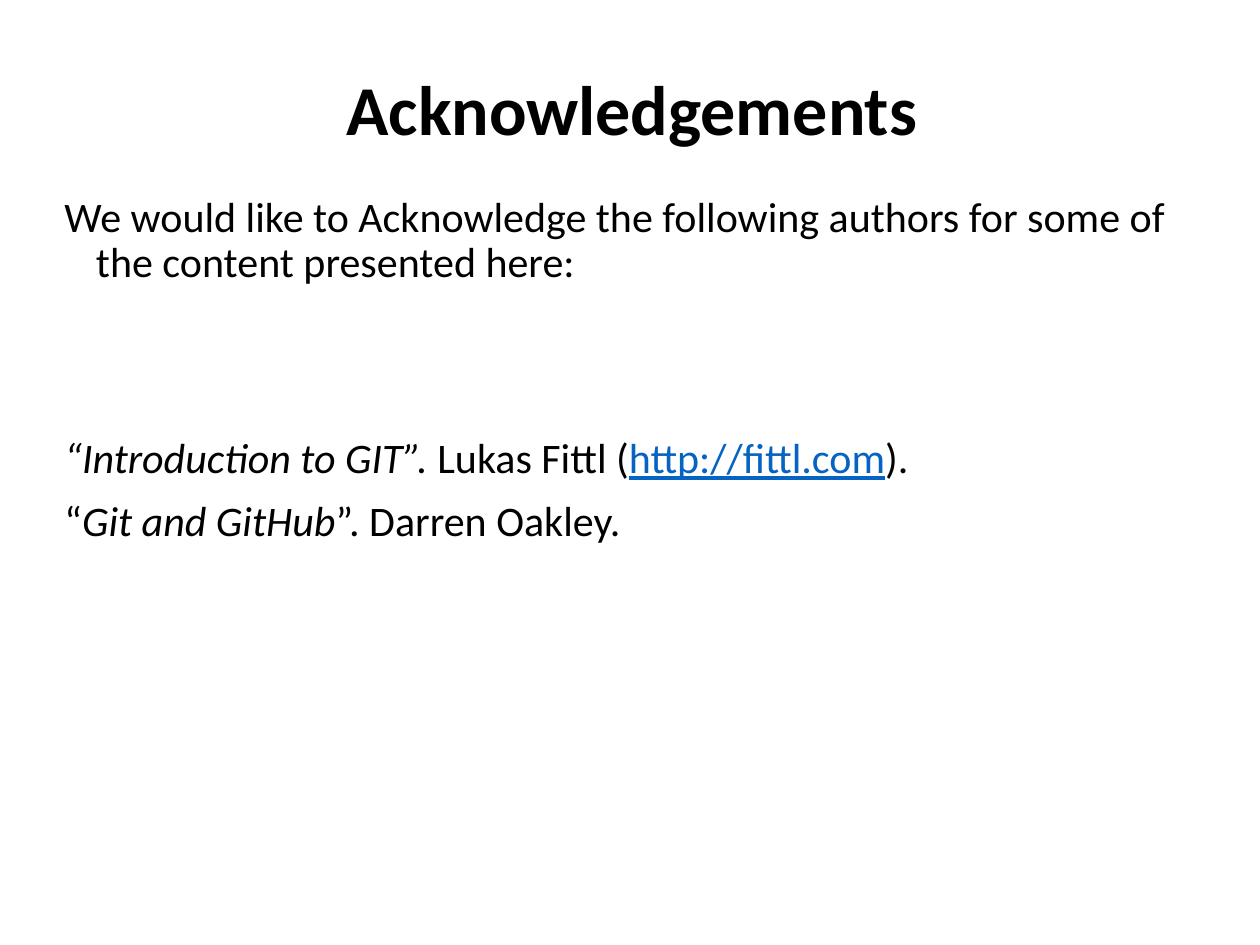
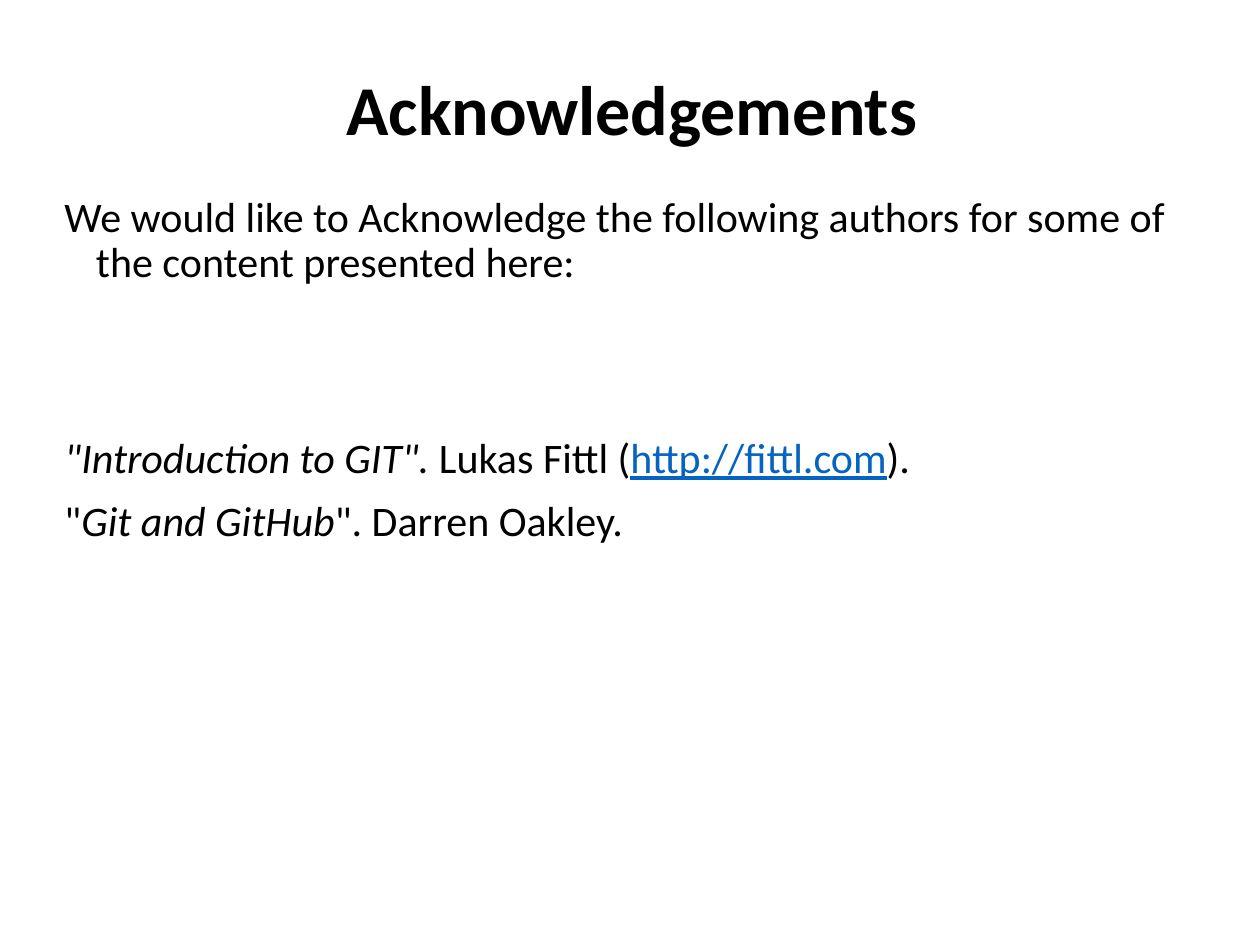
Before and after one commit to ncasuk/ncas-isc, a slide deck: slide 40 of shell/presentations/01_git2.pptx. Drawn at 1260x945 pixels with LibreOffice and Linux fonts; fonts in the diff are those of the drawing; background and template pictures are left out. Boxes give left, top, right and bottom in pixels: in the first picture for what was removed or moved away, otherwise in the second. Text is boxed around its words. In the diff, an @@ line names an element or a change of style, - is before the commit and + after.

```diff
--- a/shell/presentations/01_git2.pptx
+++ b/shell/presentations/01_git2.pptx
@@ text at [64,442,910,543]: text changed @@
-“Introduction to GIT”. Lukas Fittl (http://fittl.com).
-“Git and GitHub”. Darren Oakley.
+"Introduction to GIT". Lukas Fittl (http://fittl.com).
+"Git and GitHub". Darren Oakley.
```
Also in this commit, not shown: 6 other slides changed, 1 other file.
